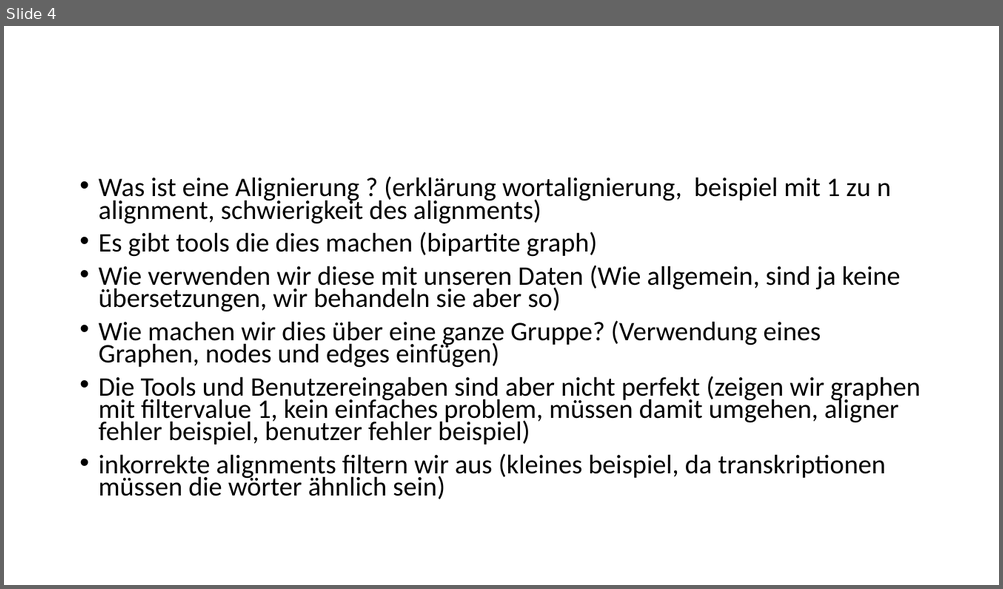
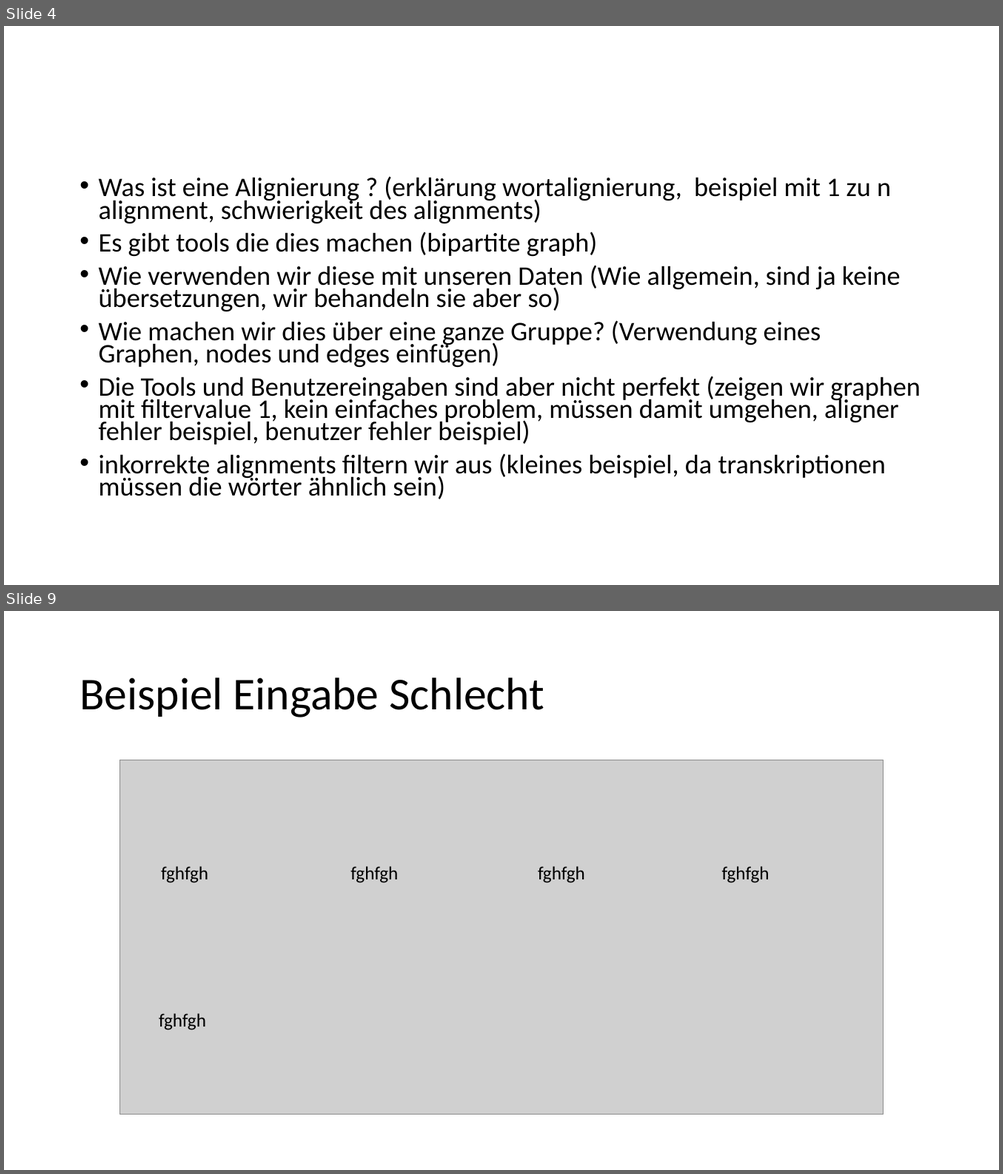
Before and after one commit to 837/ip5-nlp-ch, a slide deck: doc/IP5_Präsentation.pptx. Shown one above the other, each under a label of ours: slide 4 before the commit, slides 4 and 9 after it; the slides between them are not shown. The pictures are 1003x589 and 1003x1174 pixels, drawn with LibreOffice and Linux fonts; fonts in the diff are those of the drawing; grey boxes stand for pictures. Boxes give left, top, right and bottom in pixels: in the first picture for what was removed or moved away, otherwise in the second. Text is boxed around its words. In the diff, an @@ line names an element or a change of style, - is before the commit and + after.

```diff
--- a/doc/IP5_Präsentation.pptx
+++ b/doc/IP5_Präsentation.pptx
@@ slide 9 added at (4, 611, 999, 1170), background #FFFFFF @@
@@ title added at (79, 678, 544, 718), 44 pt, text #000000 @@
+Beispiel Eingabe Schlecht
@@ picture added at (119, 760, 884, 1116) @@
@@ text added at (161, 866, 208, 883), 18 pt, text #000000 @@
+fghfgh
@@ text added at (350, 866, 398, 883), 18 pt, text #000000 @@
+fghfgh
@@ text added at (538, 866, 585, 883), 18 pt, text #000000 @@
+fghfgh
@@ text added at (722, 866, 769, 883), 18 pt, text #000000 @@
+fghfgh
@@ text added at (159, 1014, 206, 1031), 18 pt, text #000000 @@
+fghfgh
```
Also in this commit, not shown: 8 other slides added, 1 slide removed, 2 other files.
